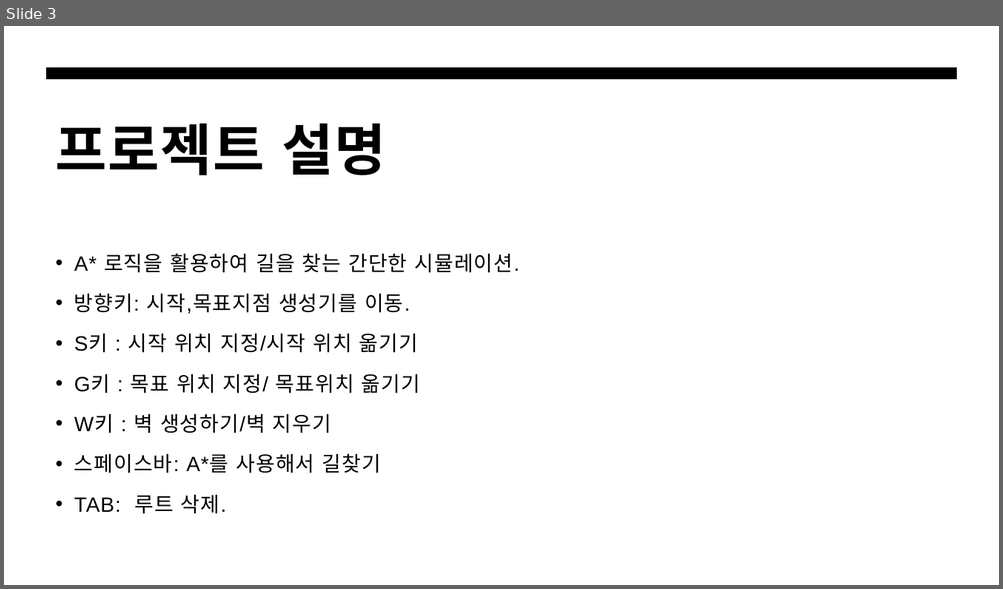
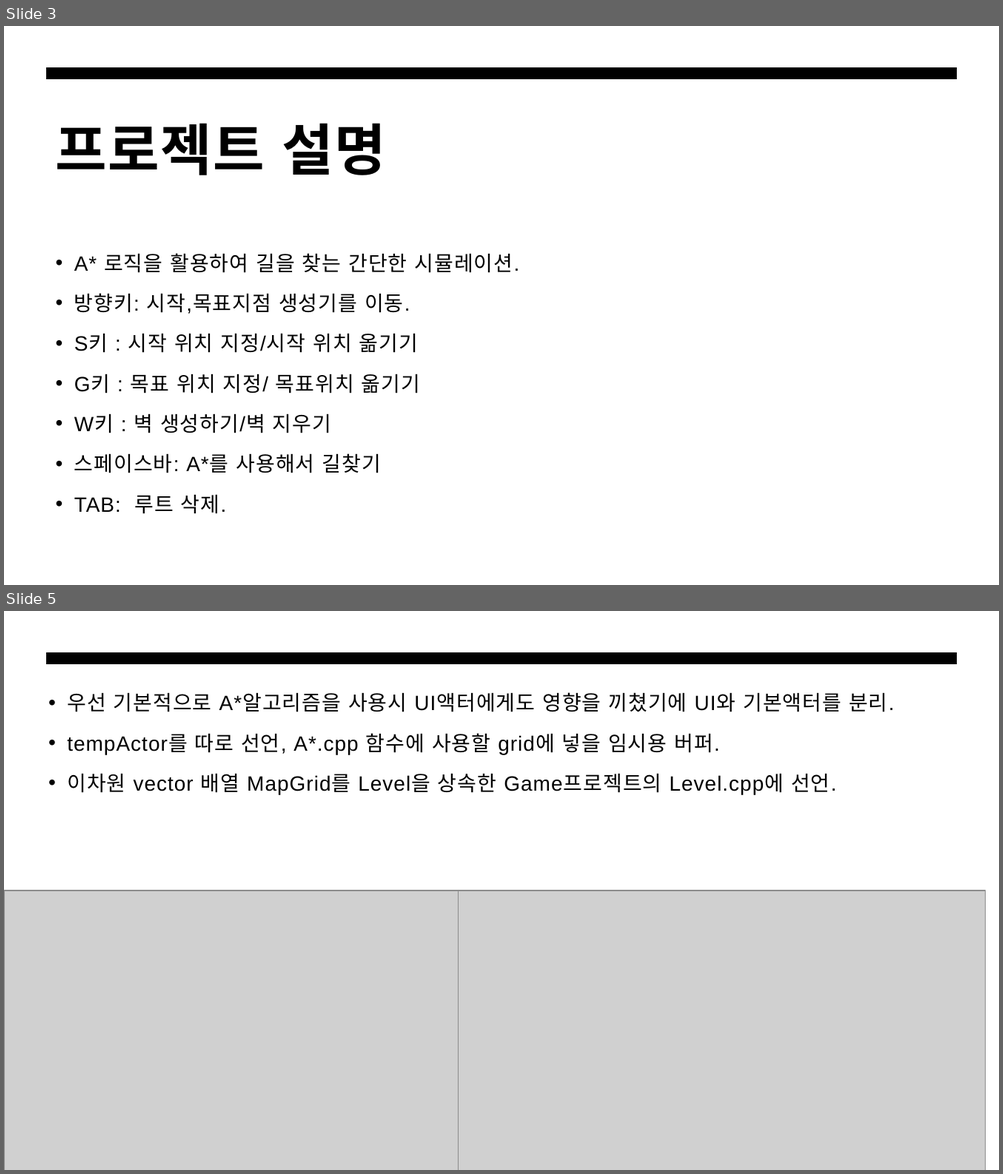
Before and after one commit to hanseoungheon/AstarEngineProject, a slide deck: 포텐업-알고리즘프로젝트.pptx. Shown one above the other, each under a label of ours: slide 3 before the commit, slides 3 and 5 after it; the slides between them are not shown. The pictures are 1003x589 and 1003x1174 pixels, drawn with LibreOffice and Linux fonts; fonts in the diff are those of the drawing; grey boxes stand for pictures. Boxes give left, top, right and bottom in pixels: in the first picture for what was removed or moved away, otherwise in the second. Text is boxed around its words. In the diff, an @@ line names an element or a change of style, - is before the commit and + after.

```diff
--- a/포텐업-알고리즘프로젝트.pptx
+++ b/포텐업-알고리즘프로젝트.pptx
@@ slide 5 added at [4, 611, 999, 1170], background #FFFFFF; not listed: 1 template element that a slide beside it also shows @@
@@ text added at [67, 692, 893, 795], 20 pt, text #000000 @@
+• 우선 기본적으로 A*알고리즘을 사용시 UI액터에게도 영향을 끼쳤기에 UI와 기본액터를 분리.
+• tempActor를 따로 선언, A*.cpp 함수에 사용할 grid에 넣을 임시용 버퍼.
+• 이차원 vector 배열 MapGrid를 Level을 상속한 Game프로젝트의 Level.cpp에 선언.
@@ picture added at [4, 891, 599, 1170] @@
@@ picture added at [458, 891, 985, 1170] @@
```
Also in this commit, not shown: 6 other slides added, 1 slide removed, 2 other files.
